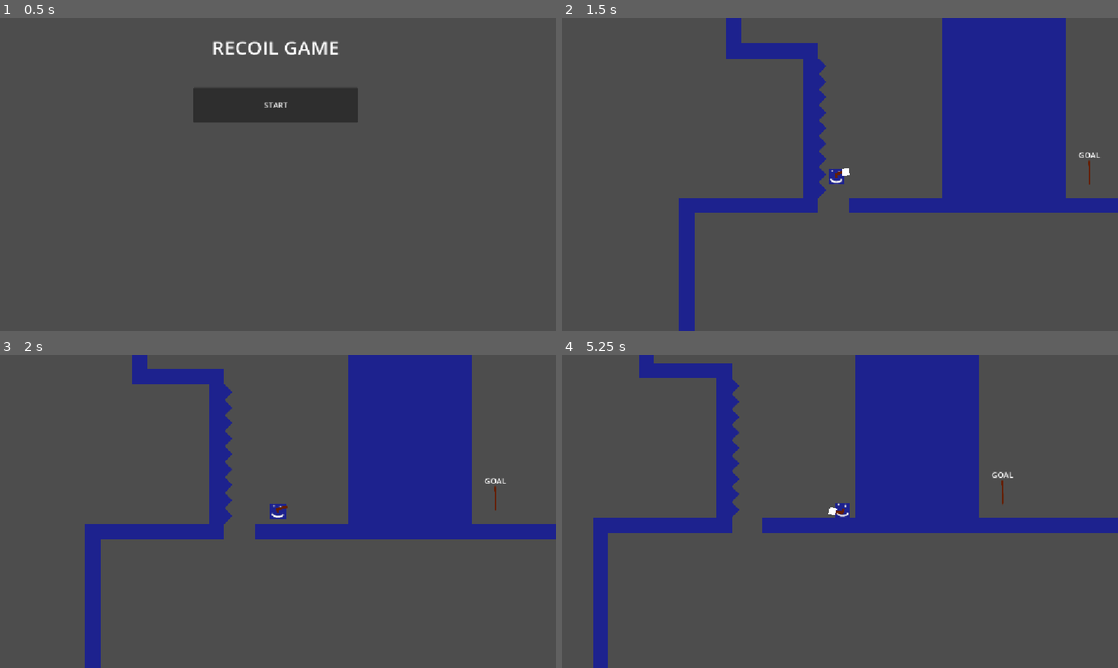
Above: before the commit, frames 1-4 (two rows, left to right).
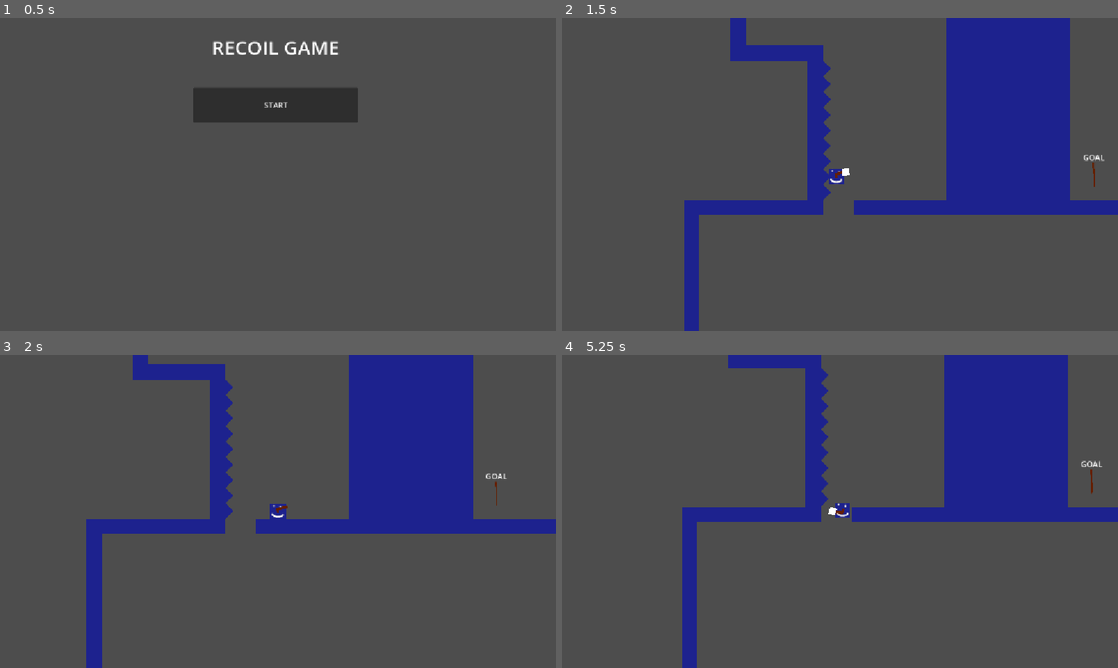
Above: after the commit, the same moments.

Repository: ejoit/Shooter-Game
Game: Godot game, scene res://Scenes/tile_screen.tscn
Two runs of this game, one before a commit and one after it. Both use one fixed random seed, a clock stepped at 60 frames per second and the inputs below.
Inputs (mouse positions are in pixels of both pictures, inside the frame that each line leads up to):
- Up to frame 1 (0.5 s): no input
- Up to frame 2 (1.5 s): click "START" at 0.5 s; tap Enter (ui_accept) at 1.25 s; move the mouse to (962, 158) at 1.27 s; hold Right (ui_right) from 1.28 s (still down); click (962, 158) at 1.35 s
- Up to frame 3 (2 s): keep holding Right (ui_right); tap Enter (ui_accept) at 1.52 s
- Up to frame 4 (5.25 s): move the mouse to (728, 527) at 2.02 s; click (728, 527) at 2.1 s; tap Enter (ui_accept) at 2.27, 3.77, 4.52 s; move the mouse to (895, 442) at 2.77 s; release Right (ui_right) at 2.78 s; hold Left (ui_left) 2.78-3.53 s; click (895, 442) at 2.85 s; move the mouse to (812, 574) at 3.52 s; hold Right (ui_right) 3.53-5.03 s; click (812, 574) at 3.6 s; move the mouse to (1006, 558) at 4.27 s; click (1006, 558) at 4.35 s; move the mouse to (673, 464) at 5.02 s; hold Left (ui_left) from 5.03 s (still down); click (673, 464) at 5.1 s

Frame 1 is identical in both runs. In frame 2, 3.6% of the frame differs, in the area x 21-100%, y 0-100%; in frame 3, 3.5%; in frame 4, 27%, in the area x 5-100%, y 0-100%.

Commit message:
Update player.gd

Diff:
--- a/Scripts/player.gd
+++ b/Scripts/player.gd
@@ -1,15 +1,19 @@
 extends CharacterBody2D
 
 const SPEED = 300.0
-const ACCELERATION = 1800.0
-const AIR_ACCELERATION = 900.0
-const FRICTION = 1500.0
-const AIR_FRICTION = 75
-const JUMP_VELOCITY = -300.0
-const GRAVITY = 1200.0
+const JUMP_VELOCITY = -320.0
+
+const ACCELERATION = 1300.0
+const AIR_ACCELERATION = 400.0
+const FRICTION = 1800.0
+const AIR_FRICTION = 0
+
+
+
+const GRAVITY = 1200
 const FALL_GRAVITY = 1400
-const SHOOT_VELCITY = -650
-const WALL_SHOOT_VELOCITY = -650
+const SHOOT_VELCITY = -680
+const WALL_SHOOT_VELOCITY = -660
 const COYOTE_TIME = 0.2
 var coyote_timer = 0.0
 var air_shot = 0
@@ -70,7 +74,7 @@
 		if velocity.y < 0:
 			velocity.y += GRAVITY * delta
 		else:
-			velocity.y += GRAVITY * 1.6 * delta
+			velocity.y += GRAVITY * 1.8 * delta
 
 
 
@@ -97,7 +101,7 @@
 		if velocity.y > 0:
 			velocity.y = 0
 
-		if is_on_floor() or is_on_wall():
+		if is_on_floor() or is_on_wall_only():
 			velocity += SHOOT_VELCITY * recoil_Direction
 		elif not is_on_floor() or not is_on_wall():
 			velocity += (WALL_SHOOT_VELOCITY) * recoil_Direction
